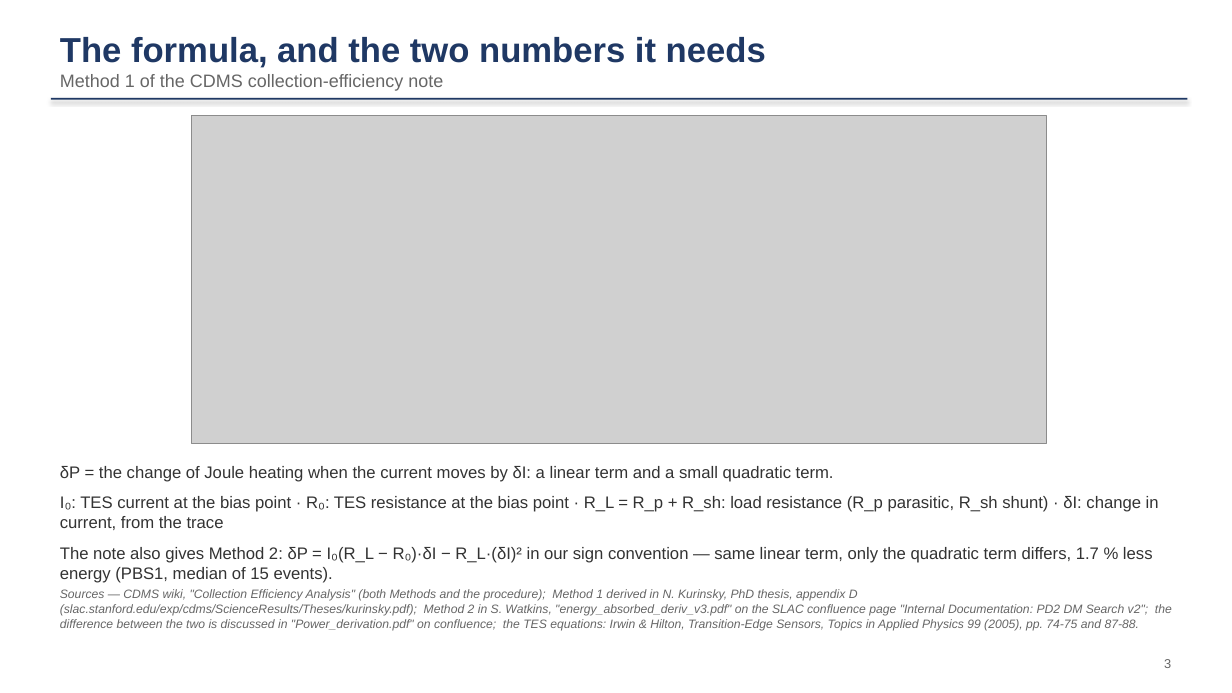
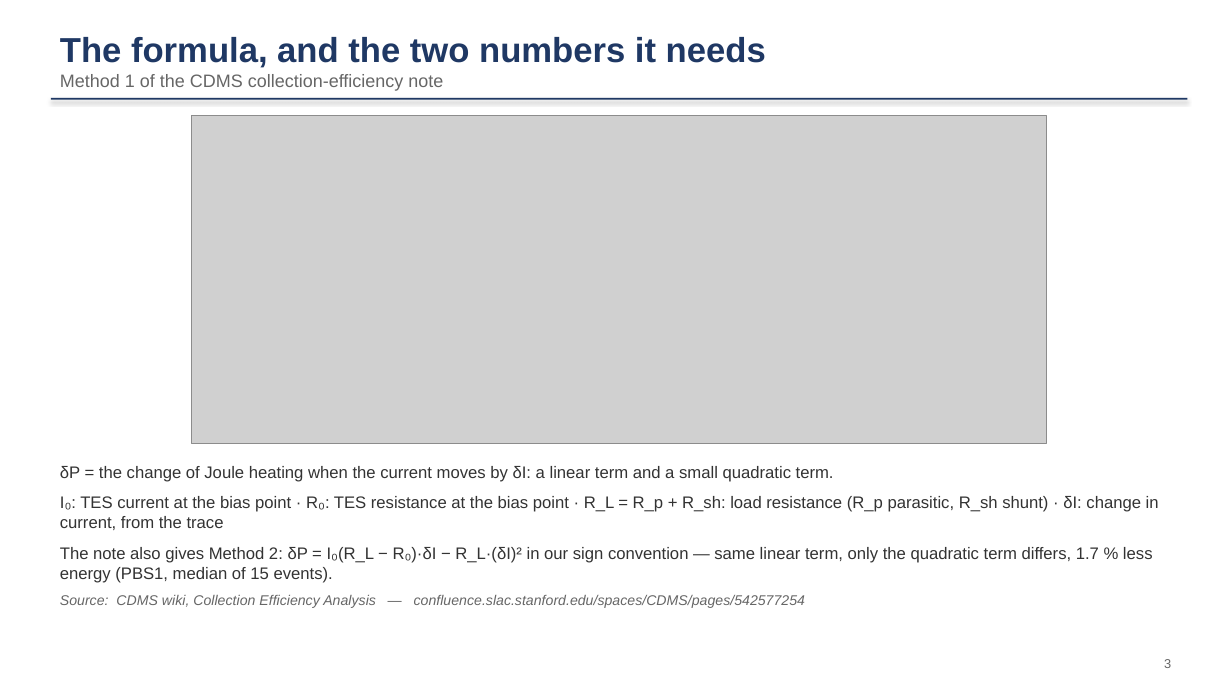
Before and after one commit to ZhihengLi0/urop, a slide deck: slide 3 of snolab/collection_efficiency/presentation/SNOLAB_R4_collection_efficiency_20260910.pptx. Drawn at 1232x693 pixels with LibreOffice and Linux fonts; fonts in the diff are those of the drawing; grey boxes stand for pictures. Boxes give left, top, right and bottom in pixels: in the first picture for what was removed or moved away, otherwise in the second. Text is boxed around its words. In the diff, an @@ line names an element or a change of style, - is before the commit and + after.

```diff
--- a/snolab/collection_efficiency/presentation/SNOLAB_R4_collection_efficiency_20260910.pptx
+++ b/snolab/collection_efficiency/presentation/SNOLAB_R4_collection_efficiency_20260910.pptx
@@ text at (60, 595, 805, 608): text changed; size 9.5 to 11 pt @@
-Sources — CDMS wiki, "Collection Efficiency Analysis" (both Methods and the procedure); Method 1 derived in N. Kurinsky, PhD thesis, appendix D (slac.stanford.edu/exp/cdms/ScienceResults/Theses/kurinsky.pdf); Method 2 in S. Watkins, "energy_absorbed_deriv_v3.pdf" on the SLAC confluence page "Internal Documentation: PD2 DM Search v2"; the difference between the two is discussed in "Power_derivation.pdf" on confluence; the TES equations: Irwin & Hilton, Transition-Edge Sensors, Topics in Applied Physics 99 (2005), pp. 74-75 and 87-88.
+Source: CDMS wiki, Collection Efficiency Analysis — confluence.slac.stanford.edu/spaces/CDMS/pages/542577254
```
Also in this commit, not shown: 8 other files.
